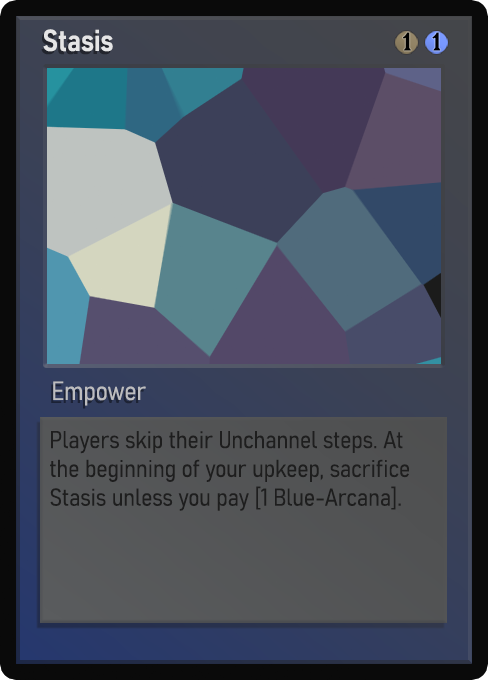
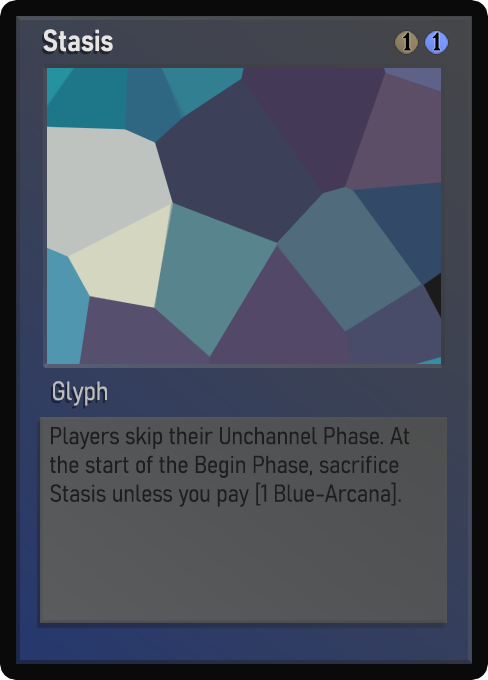
The second 488×680 image is a revision of the first. Changes to its layers:
painted on "Class" over [53, 381, 146, 406]
painted on "Desc_norm" over [50, 427, 410, 511]
